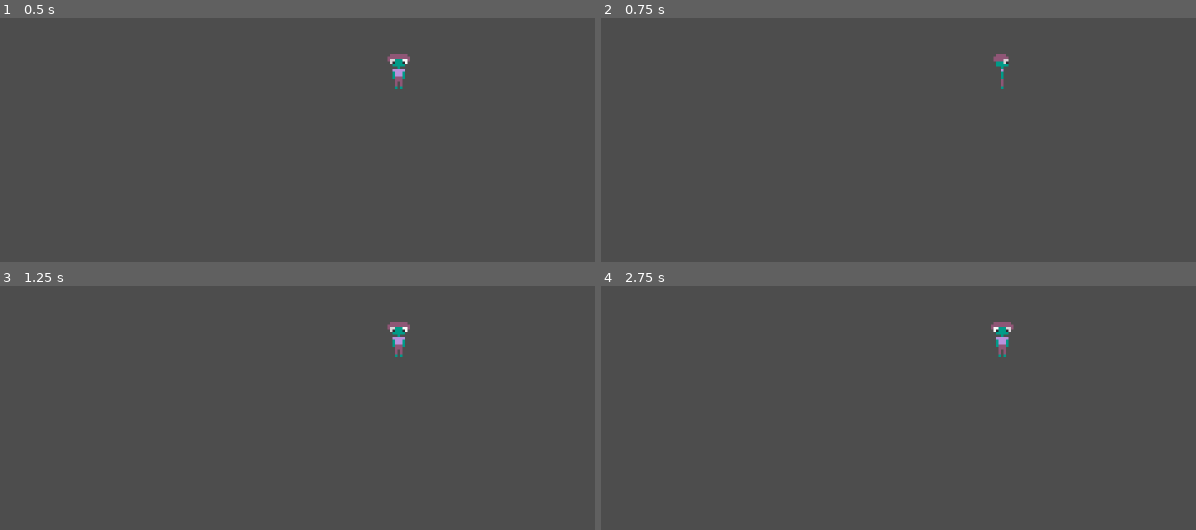
Above: before the commit, frames 1-4 (two rows, left to right).
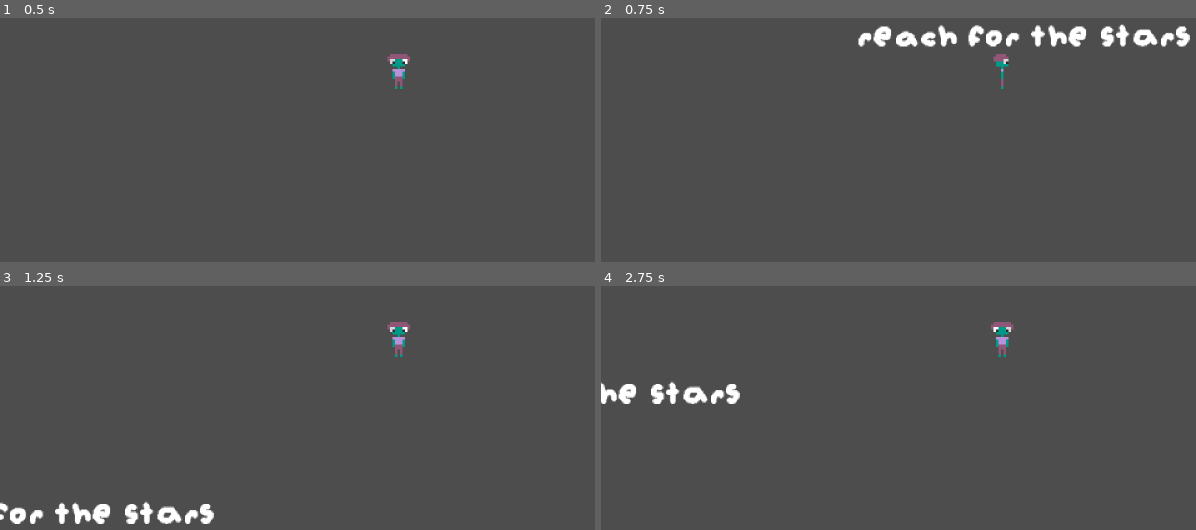
Above: after the commit, the same moments.

Repository: Bent0n22/Jame-Game-Squads
Game: Godot game, scene res://node_2d.tscn
Same seed, same stepped clock (60 frames per second), same inputs: the game is played once before the commit and once after it.
Inputs:
- Up to frame 1 (0.5 s): no input
- Up to frame 2 (0.75 s): tap Enter (ui_accept) at 0.5 s; hold Right (ui_right) from 0.53 s (still down)
- Up to frame 3 (1.25 s): keep holding Right (ui_right); tap Enter (ui_accept) at 0.77 s
- Up to frame 4 (2.75 s): tap Enter (ui_accept) at 1.52, 2 s; release Right (ui_right) at 2.03 s; hold Left (ui_left) from 2.03 s (still down)

Frame 1 is identical in both runs. In frame 2, 2.4% of the frame differs, in the area x 43-99%, y 2-12%; in frame 3, 1.5%; in frame 4, 1.1%.

Commit message:
add organization & font

Diff:
--- a/jame-gam/node_2d.tscn
+++ b/jame-gam/node_2d.tscn
@@ -1,9 +1,10 @@
 [gd_scene format=3 uid="uid://p58y02pwx2gq"]
 
 [ext_resource type="Script" uid="uid://48g65g8fyhuk" path="res://character_body_2d.gd" id="1_0e48y"]
-[ext_resource type="Texture2D" uid="uid://2sblgrs3mdg1" path="res://Sprites/Sprite-0005.png" id="2_0hol4"]
-[ext_resource type="Texture2D" uid="uid://b68mqqlmk6vs0" path="res://Sprites/Sprite-0001.png" id="2_epypp"]
-[ext_resource type="Texture2D" uid="uid://dog5u22cveo26" path="res://Sprites/LittleGuyWalk-Sheet.png" id="4_q6r6c"]
+[ext_resource type="Texture2D" uid="uid://2sblgrs3mdg1" path="res://Assets/Sprites/Sprite-0005.png" id="2_0hol4"]
+[ext_resource type="Texture2D" uid="uid://b68mqqlmk6vs0" path="res://Assets/Sprites/Sprite-0001.png" id="2_epypp"]
+[ext_resource type="Texture2D" uid="uid://dog5u22cveo26" path="res://Assets/Sprites/LittleGuyWalk-Sheet.png" id="4_q6r6c"]
+[ext_resource type="FontFile" uid="uid://c3tnvn67qt3n2" path="res://Assets/Font/augiepixel.ttf" id="5_q6r6c"]
 
 [sub_resource type="CircleShape2D" id="CircleShape2D_7vadr"]
 radius = 8.0
@@ -84,3 +85,11 @@
 [node name="CollisionShape2D" type="CollisionShape2D" parent="StaticBody2D" unique_id=2089506763]
 position = Vector2(0, 275)
 shape = SubResource("RectangleShape2D_0e48y")
+
+[node name="Label" type="Label" parent="." unique_id=1638577911]
+offset_left = 3.0
+offset_top = 237.0
+offset_right = 137.0
+offset_bottom = 260.0
+theme_override_fonts/font = ExtResource("5_q6r6c")
+text = "reach for the stars"
--- a/jame-gam/ui.tscn
+++ b/jame-gam/ui.tscn
@@ -1,9 +1,9 @@
 [gd_scene format=3 uid="uid://btj4h3g23u4c7"]
 
 [ext_resource type="Script" uid="uid://cgotc1e2omin2" path="res://ui.gd" id="1_fyqef"]
-[ext_resource type="Texture2D" uid="uid://d1l7on5nkt4kj" path="res://Sprites/xplaceholderstargazing.png" id="2_m6e0p"]
+[ext_resource type="Texture2D" uid="uid://d1l7on5nkt4kj" path="res://Assets/Sprites/xplaceholderstargazing.png" id="2_m6e0p"]
 
-[node name="UI" type="Control"]
+[node name="UI" type="Control" unique_id=1879287563]
 layout_mode = 3
 anchors_preset = 15
 anchor_right = 1.0
@@ -12,7 +12,7 @@
 grow_vertical = 2
 script = ExtResource("1_fyqef")
 
-[node name="TextureButton" type="TextureButton" parent="."]
+[node name="TextureButton" type="TextureButton" parent="." unique_id=1215585175]
 layout_mode = 0
 offset_left = 303.0
 offset_top = 1.0
Binary file added: jame-gam/Assets/Font/augiepixel.ttf
Not shown, added: jame-gam/Assets/Font/augiepixel.ttf.import
Renamed: jame-gam/Sprites/BackyardElements.png -> jame-gam/Assets/Sprites/BackyardElements.png
Not shown, changed: jame-gam/Assets/Sprites/BackyardElements.png.import
Renamed: jame-gam/Sprites/LittleGuy.png -> jame-gam/Assets/Sprites/LittleGuy.png
Not shown, changed: jame-gam/Assets/Sprites/LittleGuy.png.import
Renamed: jame-gam/Sprites/LittleGuyWalk-Sheet.png -> jame-gam/Assets/Sprites/LittleGuyWalk-Sheet.png
Not shown, changed: jame-gam/Assets/Sprites/LittleGuyWalk-Sheet.png.import
Renamed: jame-gam/Sprite-0001.png -> jame-gam/Assets/Sprites/Sprite-0001.png
Not shown, changed: jame-gam/Assets/Sprites/Sprite-0001.png.import
Renamed: jame-gam/Sprites/Sprite-0005.png -> jame-gam/Assets/Sprites/Sprite-0005.png
Not shown, changed: jame-gam/Assets/Sprites/Sprite-0005.png.import
(and 2 more such lines)
